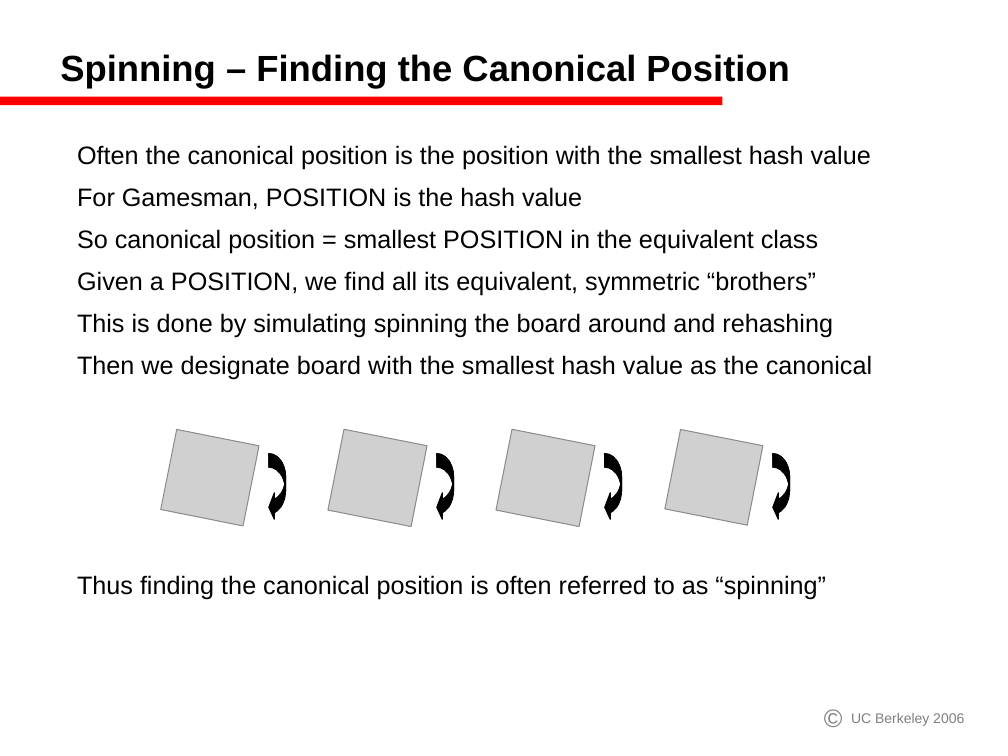
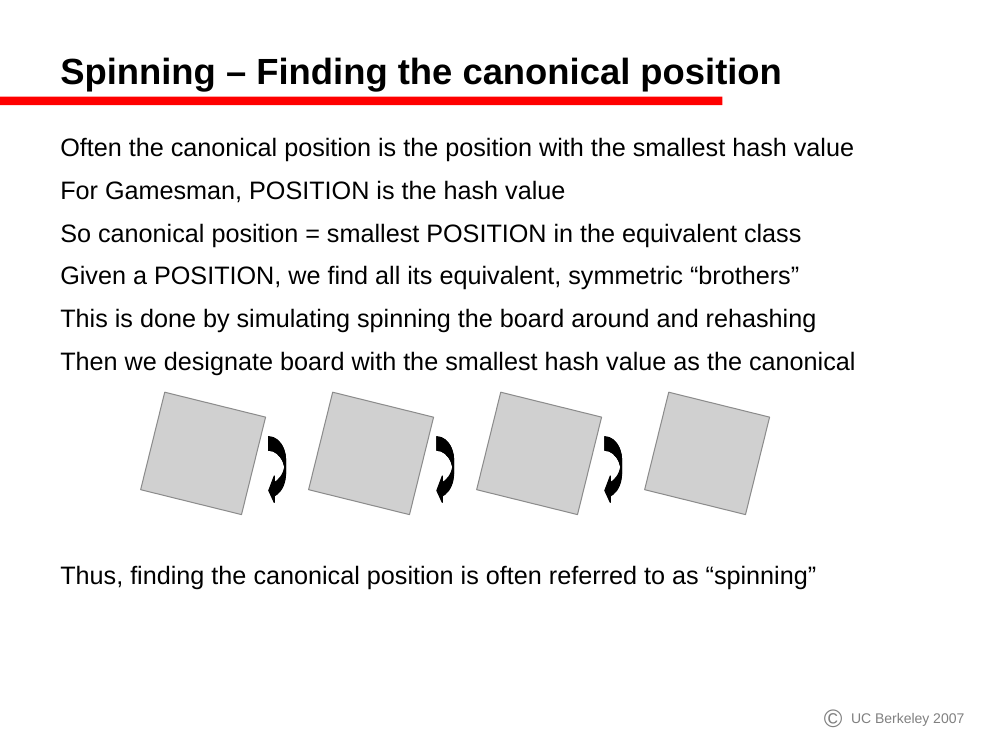
Before and after one commit to GamesCrafters/GamesmanClassic, a slide deck: slide 6 of gamesman/doc/Symmetries.ppt. Drawn at 1008x756 pixels with LibreOffice and Linux fonts; fonts in the diff are those of the drawing; grey boxes stand for pictures. Boxes give left, top, right and bottom in pixels: in the first picture for what was removed or moved away, otherwise in the second. Text is boxed around its words. In the diff, an @@ line names an element or a change of style, - is before the commit and + after.

```diff
--- a/gamesman/doc/Symmetries.ppt
+++ b/gamesman/doc/Symmetries.ppt
@@ title at (60, 57, 781, 91): text changed @@
-Spinning – Finding the Canonical Position
+Spinning – Finding the canonical position
@@ text added at (60, 137, 855, 590), 18 pt, text #000000 @@
+Often the canonical position is the position with the smallest hash value
+For Gamesman, POSITION is the hash value
+So canonical position = smallest POSITION in the equivalent class
+Given a POSITION, we find all its equivalent, symmetric “brothers”
+This is done by simulating spinning the board around and rehashing
+Then we designate board with the smallest hash value as the canonical
+Thus, finding the canonical position is often referred to as “spinning”
@@ text removed at (77, 145, 871, 170) @@
-Often the canonical position is the position with the smallest hash value
@@ text removed at (77, 187, 582, 210) @@
-For Gamesman, POSITION is the hash value
@@ text removed at (77, 229, 818, 254) @@
-So canonical position = smallest POSITION in the equivalent class
@@ text removed at (77, 271, 816, 296) @@
-Given a POSITION, we find all its equivalent, symmetric “brothers”
@@ text removed at (77, 313, 833, 338) @@
-This is done by simulating spinning the board around and rehashing
@@ text removed at (77, 355, 872, 380) @@
-Then we designate board with the smallest hash value as the canonical
@@ rotation 11 to 13 degrees in 4 elements at (645, 392, 770, 515), (141, 392, 266, 515), (476, 392, 601, 515), (309, 392, 434, 515) @@
@@ 3 freeform shapes: place and size @@
-3 freeform shapes at (269, 454, 622, 521)
+3 freeform shapes at (269, 436, 622, 504)
@@ freeform shape removed at (773, 454, 790, 521) @@
@@ text removed at (77, 575, 826, 600) @@
-Thus finding the canonical position is often referred to as “spinning”
@@ text removed at (851, 713, 964, 726) @@
-UC Berkeley 2006
@@ text added at (851, 713, 964, 726), 10 pt, text #808080 @@
+UC Berkeley 2007
```
Also in this commit, not shown: 9 other slides changed, 1 other file.
